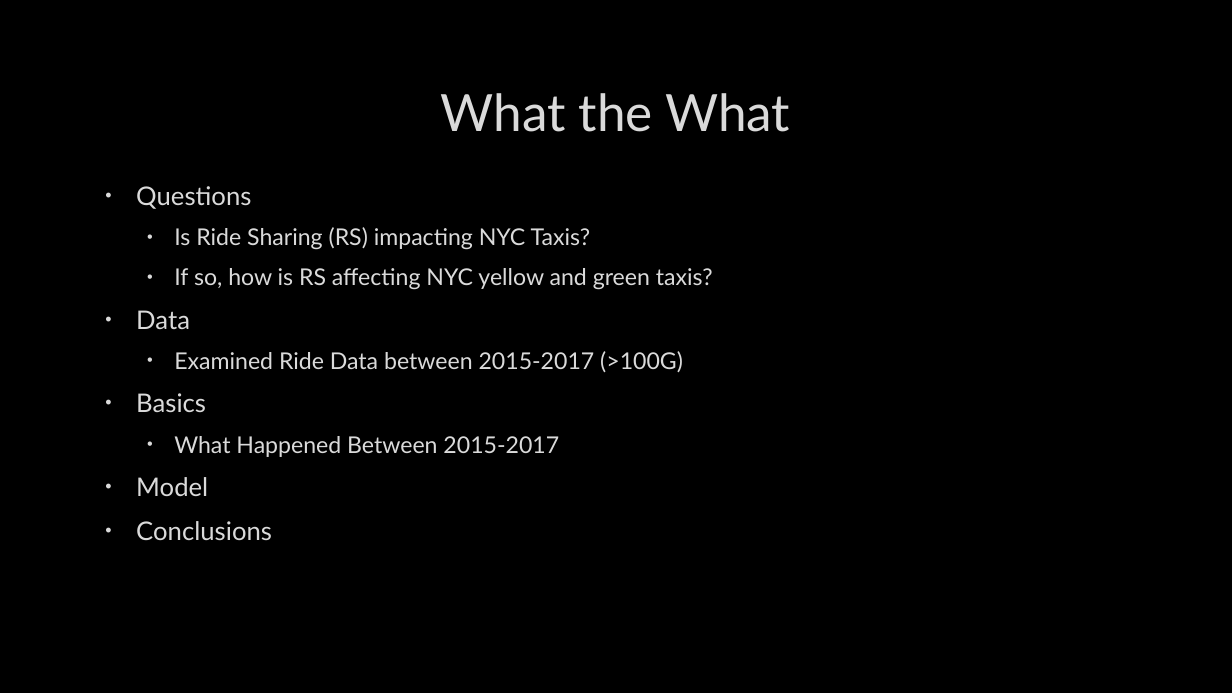
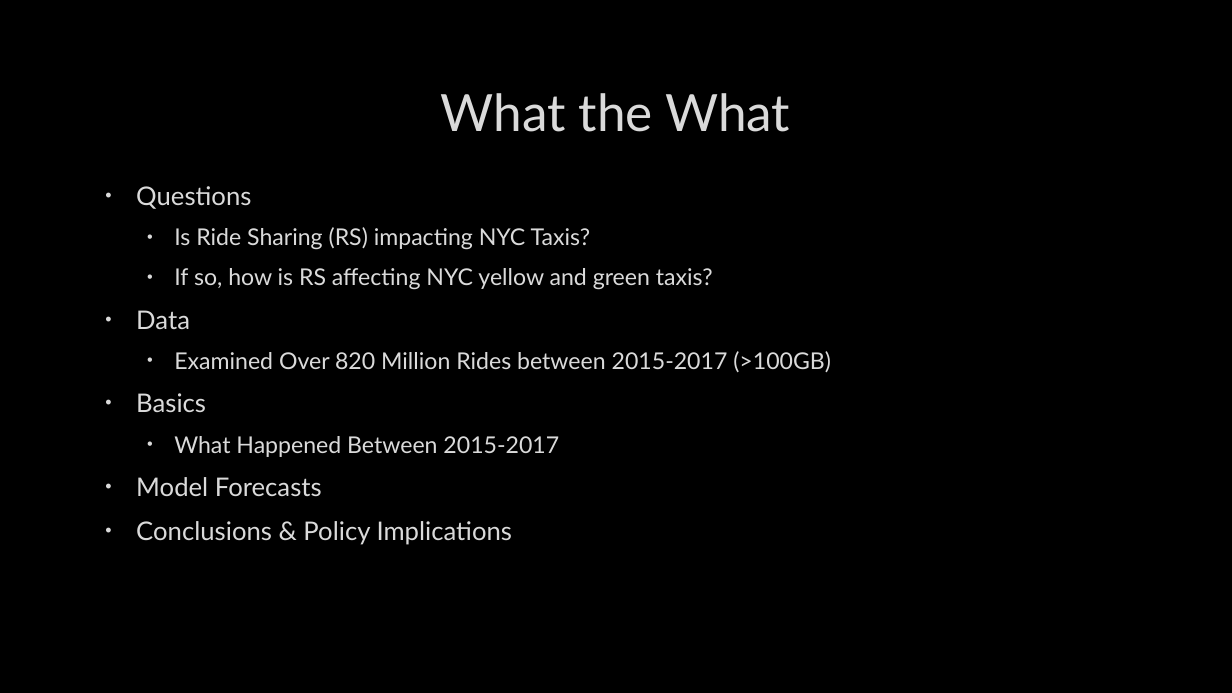
Before and after one commit to dlybarger/nyc_taxis, a slide deck: slide 2 of nyc_taxis.pptx. Drawn at 1232x693 pixels with LibreOffice and Linux fonts; fonts in the diff are those of the drawing; background and template pictures are left out. Boxes give left, top, right and bottom in pixels: in the first picture for what was removed or moved away, otherwise in the second. Text is boxed around its words. In the diff, an @@ line names an element or a change of style, - is before the commit and + after.

```diff
--- a/nyc_taxis.pptx
+++ b/nyc_taxis.pptx
@@ text at [174,351,831,372]: text changed @@
-  • Examined Ride Data between 2015-2017 (>100G)
+  • Examined Over 820 Million Rides between 2015-2017 (>100GB)
@@ text at [136,477,513,545]: text changed @@
-• Model
-• Conclusions
+• Model Forecasts
+• Conclusions & Policy Implications
```
Also in this commit, not shown: 2 slides added, 1 slide removed, 9 other files.
